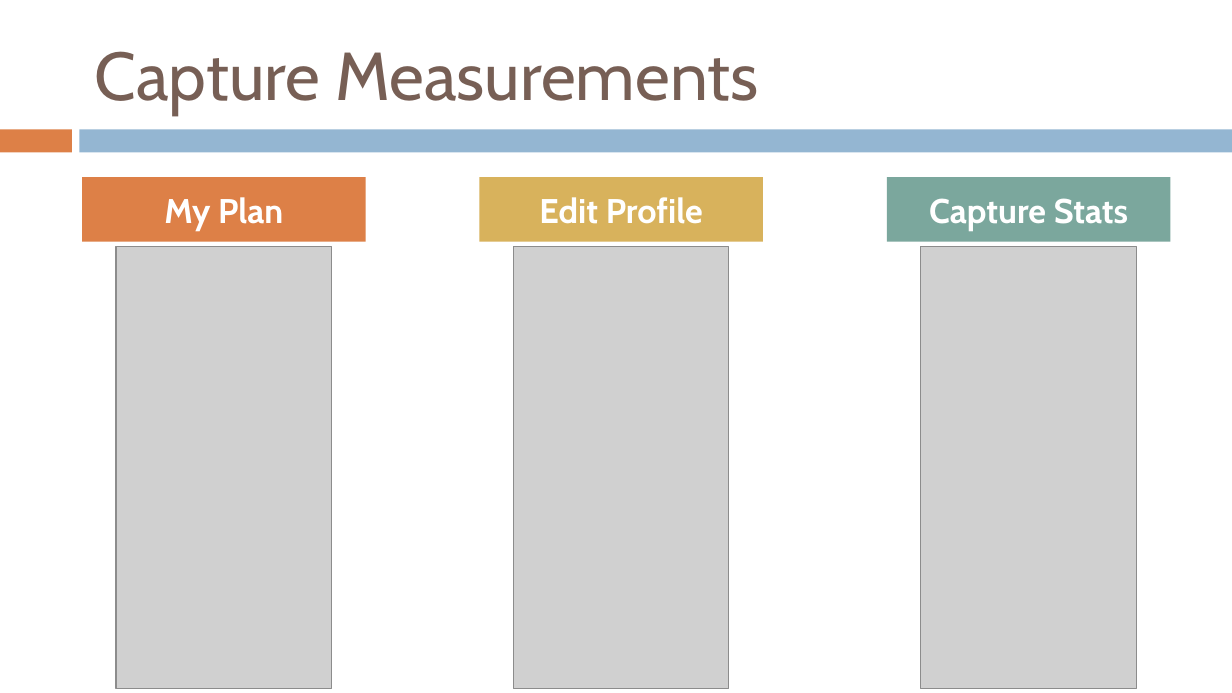
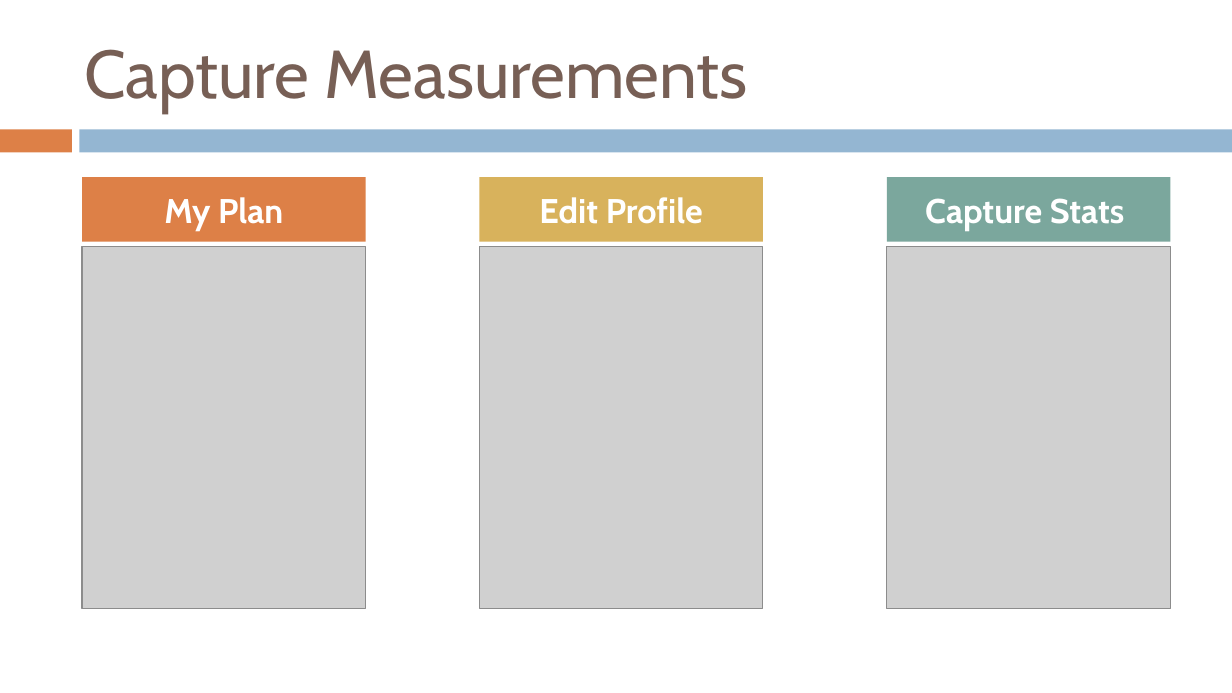
Before and after one commit to gvaccaro21/CS633---Term-Project, a slide deck: slide 22 of Module 5 Deliverables/CS_633_Zac3_term_project_report_module5.pptx. Drawn at 1232x693 pixels with LibreOffice and Linux fonts; fonts in the diff are those of the drawing; grey boxes stand for pictures; background and template pictures are left out. Boxes give left, top, right and bottom in pixels: in the first picture for what was removed or moved away, otherwise in the second. Text is boxed around its words. In the diff, an @@ line names an element or a change of style, - is before the commit and + after.

```diff
--- a/Module 5 Deliverables/CS_633_Zac3_term_project_report_module5.pptx
+++ b/Module 5 Deliverables/CS_633_Zac3_term_project_report_module5.pptx
@@ title "Capture Measurements": place and size @@
-title "Capture Measurements" at (95, 51, 758, 115)
+title "Capture Measurements" at (84, 49, 748, 113)
@@ picture: place and size @@
-picture at (116, 246, 331, 689)
+picture at (83, 246, 366, 609)
@@ picture: place and size @@
-picture at (514, 246, 729, 689)
+picture at (479, 246, 763, 609)
@@ picture: place and size @@
-picture at (920, 246, 1136, 689)
+picture at (887, 246, 1170, 609)
```
Also in this commit, not shown: 2 other slides changed.
